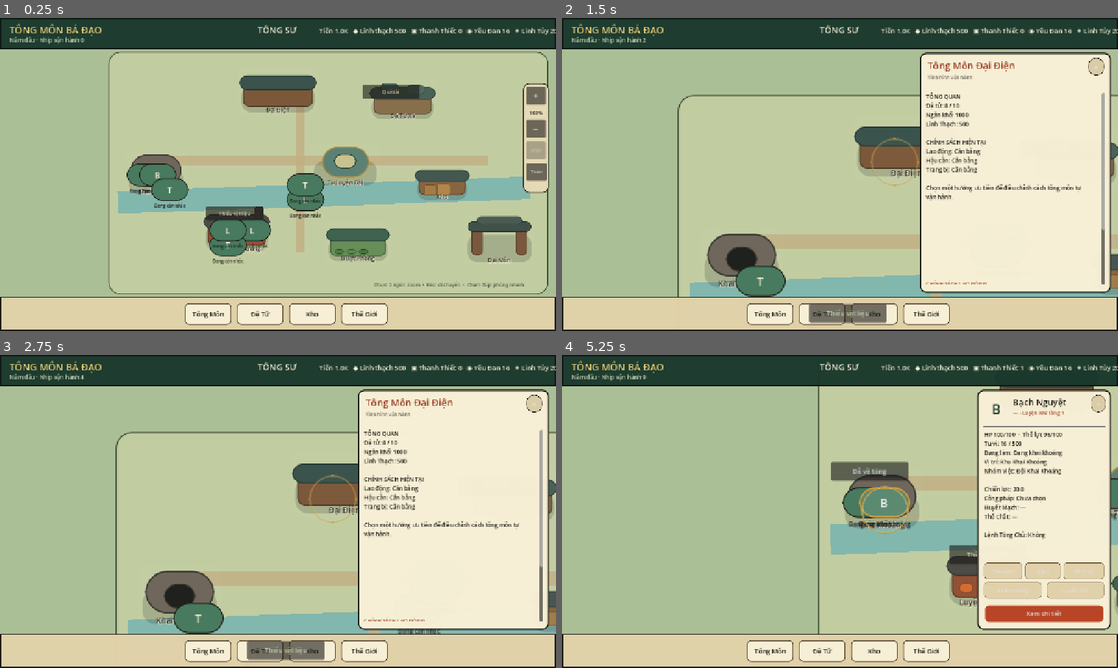
Above: before the commit, frames 1-4 (two rows, left to right).
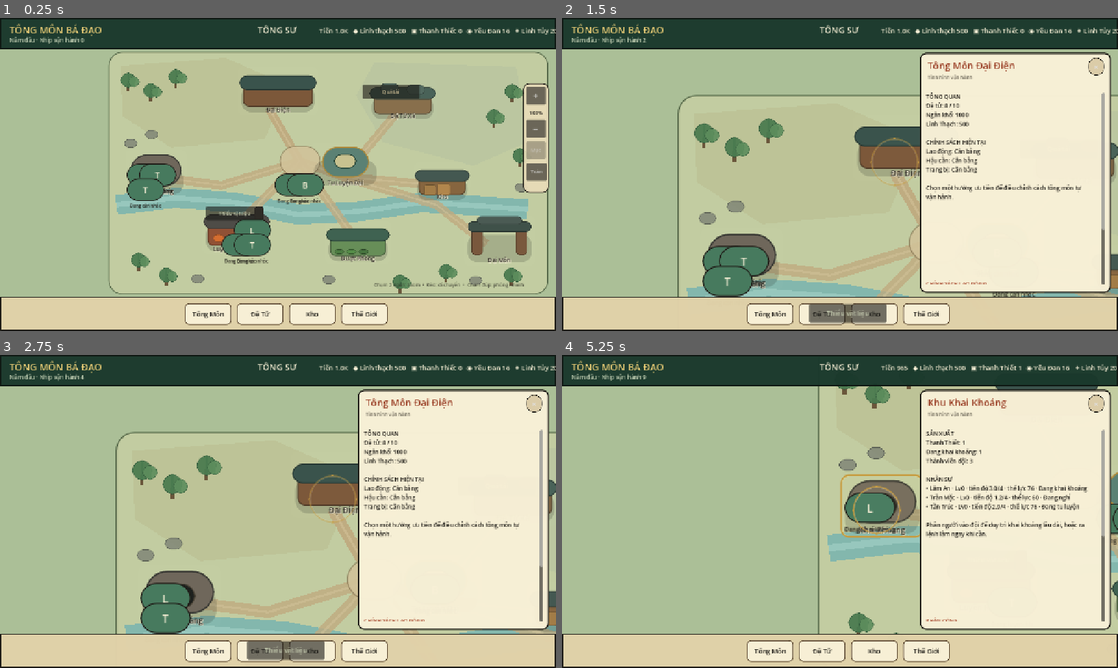
Above: after the commit, the same moments.

Repository: vuanhtuan161094-byte/TongMonBaDao
Game: Godot game, scene res://scenes/p3/p3_2_landscape_sect.tscn
Two runs of this game, one before a commit and one after it. Both use one fixed random seed, a clock stepped at 60 frames per second and the inputs below.
Inputs (mouse positions are in pixels of both pictures, inside the frame that each line leads up to; where the layout moved, square brackets give the same spot in the first picture):
- Up to frame 1 (0.25 s): no input
- Up to frame 2 (1.5 s): click (840, 89) at 0.5 s; click (1073, 161) at 1.25 s
- Up to frame 3 (2.75 s): click (433, 586) at 2 s
- Up to frame 4 (5.25 s): click (739, 596) at 2.75 s; click (990, 577) [990, 583] at 3.5 s; click "B" (after the commit: "T") at 4.25 s; click (867, 502) at 5 s, where only the run before the commit has a clickable "C"

The runs differ from the first frame. In frame 1, 9.1% of the frame differs, in the area x 19-99%, y 10-89%; in frame 2, 5.1%; in frame 3, 5.0%; in frame 4, 18%, in the area x 47-100%, y 2-90%.

Commit message:
Make P3.6A map read as an organic sect space

Diff:
--- a/godot/src/presentation/p3_1_landscape_sect.gd
+++ b/godot/src/presentation/p3_1_landscape_sect.gd
@@ -91,29 +91,130 @@
 
 func _build_map_decoration() -> void:
     var inner := Panel.new()
+    inner.name = "SectTerrainBase"
     inner.position = Vector2(250, 78)
     inner.size = Vector2(1012, 558)
-    inner.add_theme_stylebox_override("panel", _style(Color(0.76, 0.80, 0.63, 1.0), Color(0.24, 0.31, 0.20, 1.0), 2, 26))
+    inner.mouse_filter = Control.MOUSE_FILTER_IGNORE
+    inner.add_theme_stylebox_override("panel", _style(Color(0.76, 0.80, 0.63, 1.0), Color(0.24, 0.31, 0.20, 0.78), 2, 30))
     map_layer.add_child(inner)
 
-    var river := ColorRect.new()
-    river.color = Color(0.40, 0.68, 0.70, 0.70)
-    river.position = Vector2(270, 398)
-    river.size = Vector2(950, 52)
-    river.rotation = -0.035
+    var earth_patch := Polygon2D.new()
+    earth_patch.polygon = PackedVector2Array([
+        Vector2(278, 110), Vector2(520, 92), Vector2(662, 154), Vector2(610, 278),
+        Vector2(394, 298), Vector2(282, 226)
+    ])
+    earth_patch.color = Color(0.72, 0.72, 0.54, 0.42)
+    map_layer.add_child(earth_patch)
+
+    var stone_patch := Polygon2D.new()
+    stone_patch.polygon = PackedVector2Array([
+        Vector2(862, 102), Vector2(1188, 112), Vector2(1218, 284), Vector2(1090, 340),
+        Vector2(882, 286), Vector2(820, 178)
+    ])
+    stone_patch.color = Color(0.68, 0.73, 0.62, 0.35)
+    map_layer.add_child(stone_patch)
+
+    var river := Line2D.new()
+    river.name = "SectStream"
+    river.points = PackedVector2Array([
+        Vector2(268, 430), Vector2(404, 414), Vector2(540, 424), Vector2(686, 452),
+        Vector2(820, 446), Vector2(972, 424), Vector2(1215, 440)
+    ])
+    river.width = 46.0
+    river.default_color = Color(0.40, 0.68, 0.70, 0.68)
+    river.antialiased = true
     map_layer.add_child(river)
 
-    var path_h := ColorRect.new()
-    path_h.color = Color(0.76, 0.68, 0.51, 0.78)
-    path_h.position = Vector2(395, 316)
-    path_h.size = Vector2(730, 24)
-    map_layer.add_child(path_h)
-
-    var path_v := ColorRect.new()
-    path_v.color = Color(0.76, 0.68, 0.51, 0.78)
-    path_v.position = Vector2(680, 190)
-    path_v.size = Vector2(22, 350)
-    map_layer.add_child(path_v)
+    var river_light := Line2D.new()
+    river_light.points = river.points
+    river_light.width = 12.0
+    river_light.default_color = Color(0.72, 0.88, 0.84, 0.38)
+    river_light.antialiased = true
+    map_layer.add_child(river_light)
+
+    _add_map_path(PackedVector2Array([
+        Vector2(1120, 520), Vector2(1005, 430), Vector2(790, 365), Vector2(690, 330), Vector2(620, 210)
+    ]))
+    _add_map_path(PackedVector2Array([
+        Vector2(690, 330), Vector2(510, 385), Vector2(356, 365)
+    ]))
+    _add_map_path(PackedVector2Array([
+        Vector2(690, 330), Vector2(815, 505)
+    ]))
+    _add_map_path(PackedVector2Array([
+        Vector2(790, 365), Vector2(912, 220)
+    ]))
+    _add_map_path(PackedVector2Array([
+        Vector2(790, 365), Vector2(1005, 385)
+    ]))
+    _add_map_path(PackedVector2Array([
+        Vector2(620, 210), Vector2(690, 330), Vector2(540, 485)
+    ]))
+
+    var courtyard := Panel.new()
+    courtyard.position = Vector2(644, 294)
+    courtyard.size = Vector2(94, 70)
+    courtyard.mouse_filter = Control.MOUSE_FILTER_IGNORE
+    courtyard.add_theme_stylebox_override("panel", _style(Color(0.82, 0.76, 0.60, 0.86), Color(0.50, 0.43, 0.30, 0.65), 2, 34))
+    map_layer.add_child(courtyard)
+
+    for tree_pos in [
+        Vector2(278, 126), Vector2(330, 150), Vector2(388, 118), Vector2(1162, 152),
+        Vector2(1120, 210), Vector2(1180, 300), Vector2(302, 540), Vector2(366, 574),
+        Vector2(1010, 566), Vector2(1160, 574), Vector2(904, 590)
+    ]:
+        _add_map_tree(tree_pos)
+
+    for rock_pos in [
+        Vector2(286, 278), Vector2(334, 258), Vector2(1185, 380),
+        Vector2(440, 590), Vector2(1080, 594), Vector2(742, 592)
+    ]:
+        _add_map_rock(rock_pos)
+
+func _add_map_path(points: PackedVector2Array) -> void:
+    var path := Line2D.new()
+    path.points = points
+    path.width = 20.0
+    path.default_color = Color(0.75, 0.67, 0.50, 0.80)
+    path.antialiased = true
+    map_layer.add_child(path)
+
+    var center := Line2D.new()
+    center.points = points
+    center.width = 4.0
+    center.default_color = Color(0.84, 0.78, 0.62, 0.42)
+    center.antialiased = true
+    map_layer.add_child(center)
+
+func _add_map_tree(pos: Vector2) -> void:
+    var trunk := ColorRect.new()
+    trunk.position = pos + Vector2(13, 24)
+    trunk.size = Vector2(7, 18)
+    trunk.color = Color(0.38, 0.29, 0.19, 0.90)
+    trunk.mouse_filter = Control.MOUSE_FILTER_IGNORE
+    map_layer.add_child(trunk)
+
+    var crown := Panel.new()
+    crown.position = pos
+    crown.size = Vector2(34, 34)
+    crown.mouse_filter = Control.MOUSE_FILTER_IGNORE
+    crown.add_theme_stylebox_override("panel", _style(Color(0.29, 0.48, 0.31, 0.94), Color(0.20, 0.36, 0.24, 0.72), 1, 18))
+    map_layer.add_child(crown)
+
+    var crown_small := Panel.new()
+    crown_small.position = pos + Vector2(18, 8)
+    crown_small.size = Vector2(25, 25)
+    crown_small.mouse_filter = Control.MOUSE_FILTER_IGNORE
+    crown_small.add_theme_stylebox_override("panel", _style(Color(0.36, 0.55, 0.36, 0.90), Color(0.22, 0.38, 0.25, 0.60), 1, 14))
+    map_layer.add_child(crown_small)
+
+func _add_map_rock(pos: Vector2) -> void:
+    var rock := Panel.new()
+    rock.position = pos
+    rock.size = Vector2(30, 20)
+    rock.mouse_filter = Control.MOUSE_FILTER_IGNORE
+    rock.add_theme_stylebox_override("panel", _style(Color(0.48, 0.50, 0.45, 0.78), Color(0.34, 0.36, 0.32, 0.60), 1, 12))
+    map_layer.add_child(rock)
 
 func _build_buildings() -> void:
     var buildings := [
